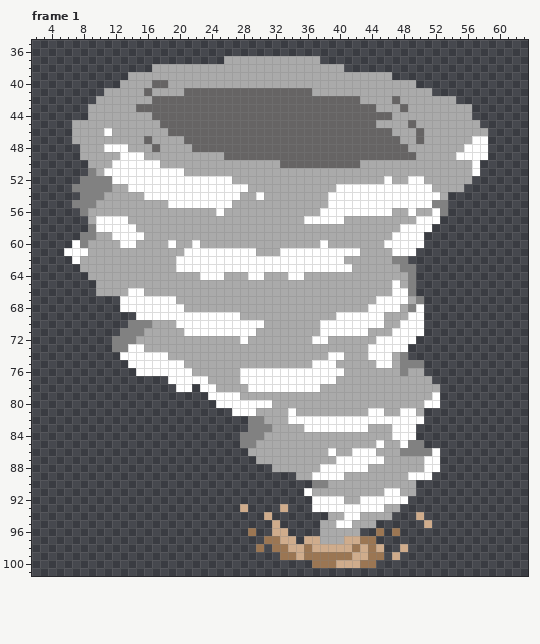
Two states of a pixel-art file, Assets/Sprites/GolfSprites/AsepriteFiles/tornado.aseprite. This is how it looked before the edit.
64x112 pixels, 3 frames. Shown: frame 1: x 2..63, y 35..101. The commit also changed other frames, which this record leaves out.
The same view after the edit:
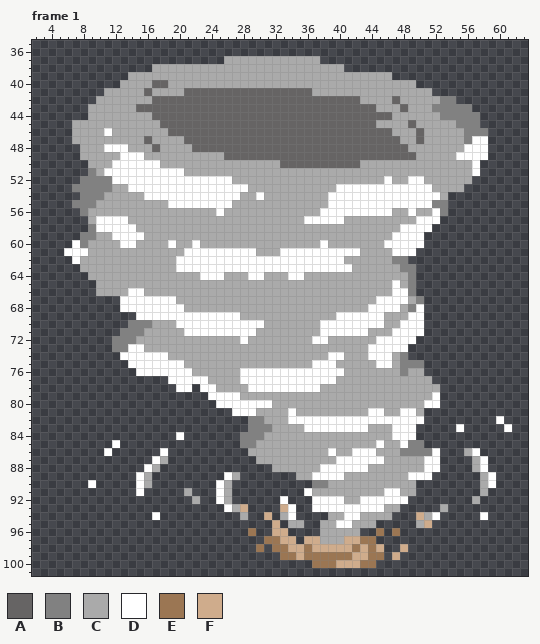
Palette (. is transparent): A #666464  B #818181  C #aaaaaa  D #ffffff  E #9b7653  F #cfac8c
The commit says: added a tornado object that spawns randomly if there is rain + wind (for now)
Diff:
layer "Layer 8" now shown
--- frame 1, layers "Layer 7", "Layer 8"
@@ x 50..60 @@
  41 CC.........
- 42 CCCCC......
- 43 CCCCCCC....
- 44 CCCCCCC....
- 45 CCCCCCCC...
- 46 ACCCCCCCC..
- 47 ACCCCCCDD..
+ 42 CCCBB......
+ 43 CCBBBBB....
+ 44 CCCBBBBB...
+ 45 CCCCCBBB...
+ 46 ACCCCCBBB..
+ 47 ACCCCCBDD..
  48 CCCCCCDDD..
@@ x 2..63 @@
  81 .........................DDDCCCCDCCCCCCCCCDDCCDDC.............
- 82 ...........................BBCCCDDDDDDDDDDDDDDDDD.............
- 83 ...........................BBBCCCCDDDDDDDDCCCDDD..............
- 84 ..........................BBBCCCCCCCCCCCCCCCCDDD..............
- 85 ..........................BBCCCCCCCCCCCCCCCDCCDBB.............
- 86 ...........................CCCCCCCCCCDCCDDDCCCBBBBD...........
- 87 ............................CCCCCCCCCCDDDDDDCCCCCDD...........
- 88 ..............................CCCCCCDDDDDDCCCCCCCDD...........
- 89 .................................CCDDDDCCCCCCCCDDD............
- 90 ...................................BBCCCCCCCCCCC..............
- 91 ..................................DCCCCCCCCCDDCC..............
- 92 ...................................DDDDCCDDDDDD...............
- 93 ..........................F....F...DDDDDDDDDCC................
- 94 .............................F.......CCDDCCCC...F.............
- 95 ..............................F.....CCDDCCC......F............
+ 82 ...........................BBCCCDDDDDDDDDDDDDDDDD.........D...
+ 83 ...........................BBBCCCCDDDDDDDDCCCDDD.....D.....D..
+ 84 ..................D.......BBBCCCCCCCCCCCCCCCCDDD..............
+ 85 ..........D...............BBCCCCCCCCCCCCCCCDCCDBB.............
+ 86 .........D......D..........CCCCCCCCCCDCCDDDCCCBBBBD...CD......
+ 87 ...............DC...........CCCCCCCCCCDDDDDDCCCCCDD....CD.....
+ 88 ..............DC..............CCCCCCDDDDDDCCCCCCCDD....CD.....
+ 89 .............DC.........DC.......CCDDDDCCCCCCCCDDD......CD....
+ 90 .......D.....DC........DC..........BBCCCCCCCCCCC........CD....
+ 91 .............D.....C...DC.........DCCCCCCCCCDDCC........C.....
+ 92 ....................C..DC......D...DDDDCCDDDDDD........C......
+ 93 ........................DCF....FD..DDDDDDDDDCC.....C..........
+ 94 ...............D..........C..F.CD....CCDDCCCC...FCD.....D.....
+ 95 ..............................F.CC..CCDDCCC.....CF............
  96 ...........................E..FF....CCCCC..E.E................
Boxes around the changes in both pictures, in picture pixels (x1, y1, x2, y2):
changed: (432, 96, 488, 144)
added: (416, 416, 512, 528)
added: (88, 432, 248, 520)
added: (280, 496, 304, 528)
